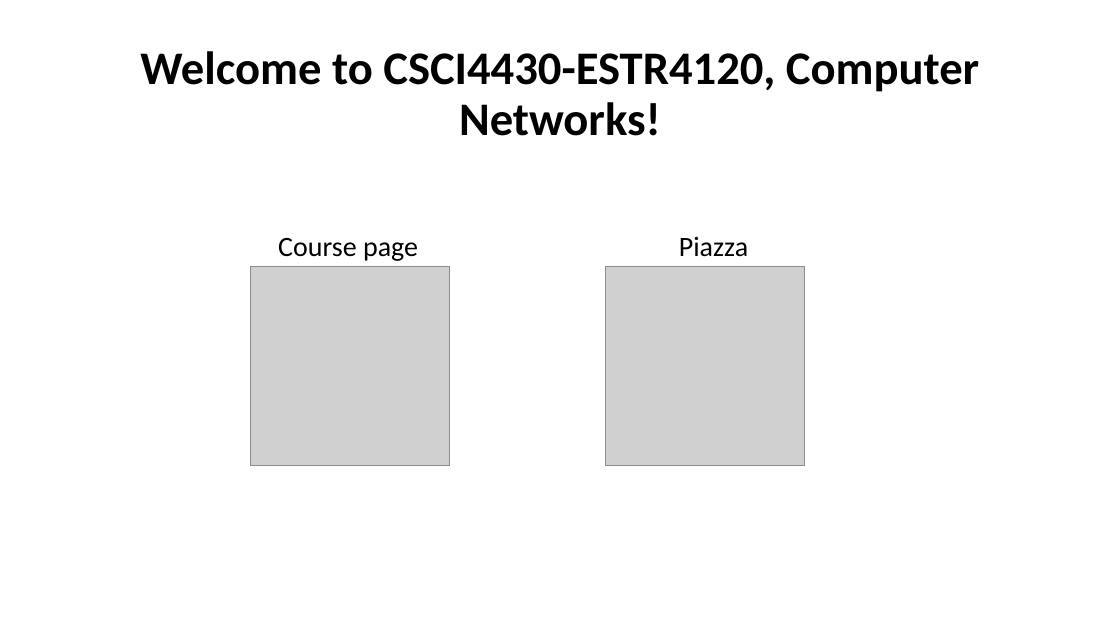
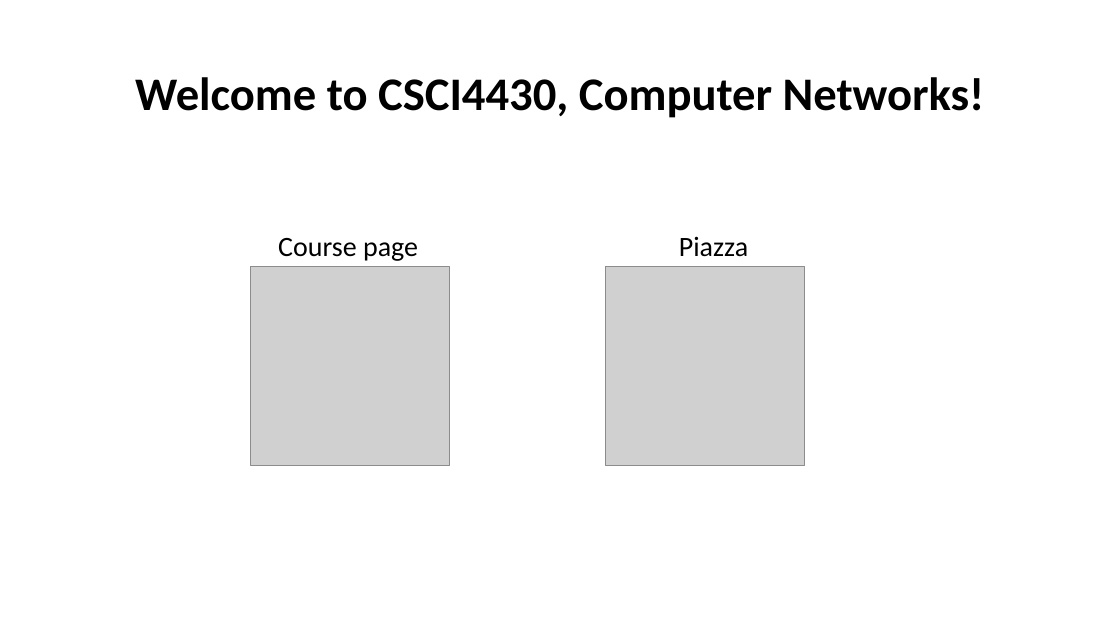
Before and after one commit to henryhxu/CSCI4430-ESTR4120, a slide deck: slide 2 of tutorial/T01/tut01.pptx. Drawn at 1120x630 pixels with LibreOffice and Linux fonts; fonts in the diff are those of the drawing; grey boxes stand for pictures. Boxes give left, top, right and bottom in pixels: in the first picture for what was removed or moved away, otherwise in the second. Text is boxed around its words. In the diff, an @@ line names an element or a change of style, - is before the commit and + after.

```diff
--- a/tutorial/T01/tut01.pptx
+++ b/tutorial/T01/tut01.pptx
@@ title at bbox=[135, 77, 985, 118]: text changed @@
-Welcome to CSCI4430-ESTR4120, Computer Networks!
+Welcome to CSCI4430, Computer Networks!
```
Also in this commit, not shown: 1 other slide changed.
